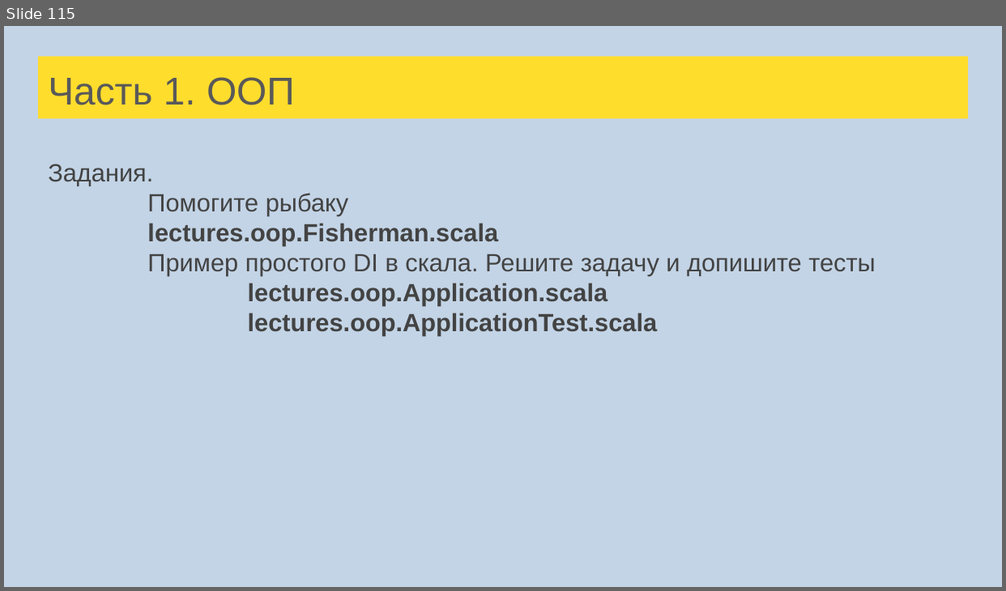
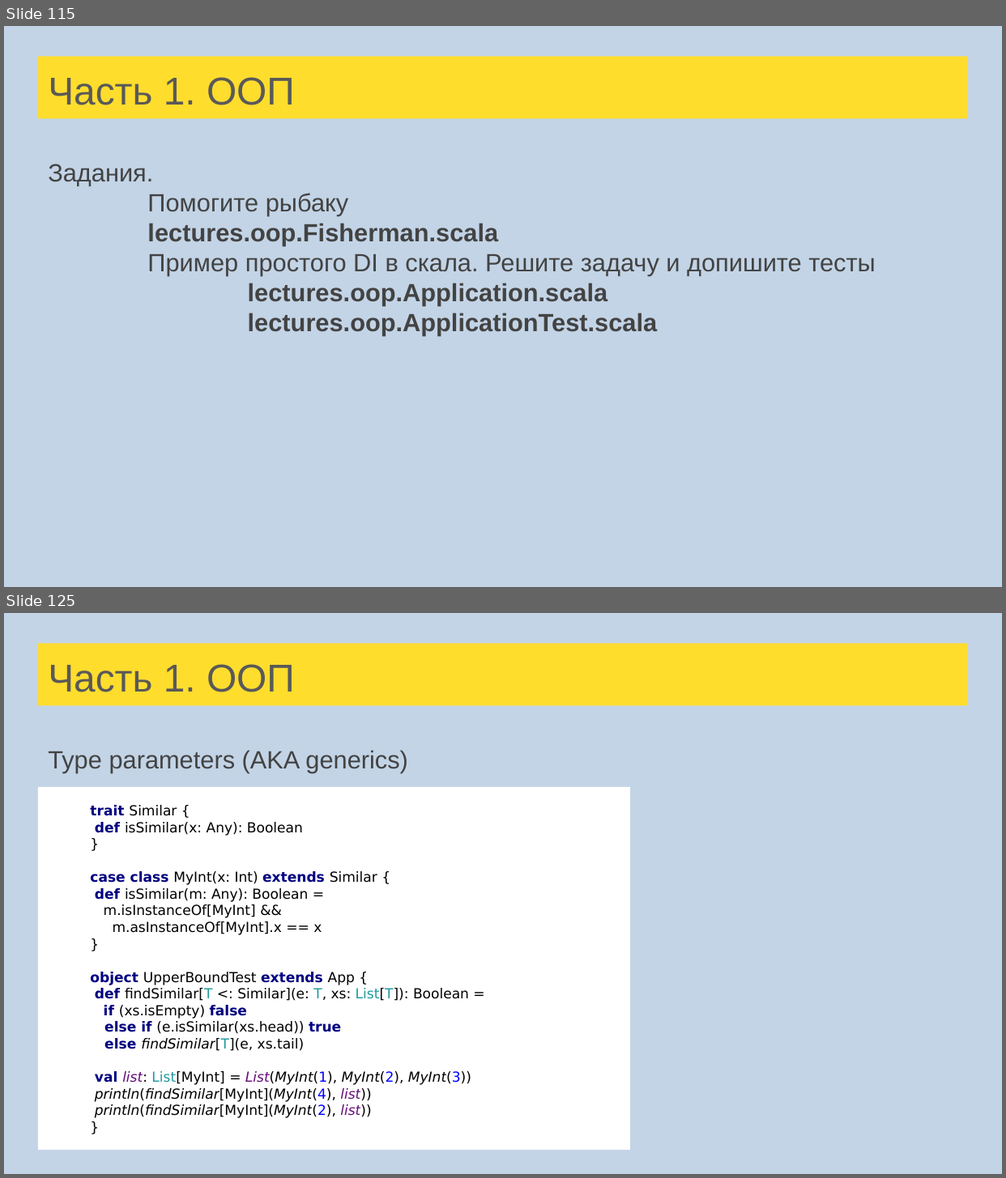
Before and after one commit to sergeypopov83/scala-school, a slide deck: src/main/resources/Лекции Scala для FinTech.pptx. Shown one above the other, each under a label of ours: slide 115 before the commit, slides 115 and 125 after it; the slides between them are not shown. The pictures are 1006x591 and 1006x1178 pixels, drawn with LibreOffice and Linux fonts; fonts in the diff are those of the drawing. Boxes give left, top, right and bottom in pixels: in the first picture for what was removed or moved away, otherwise in the second. Text is boxed around its words. In the diff, an @@ line names an element or a change of style, - is before the commit and + after.

Commit message:
Briefs + Lecture +  Type parameters  + TP example

```diff
--- a/src/main/resources/Лекции Scala для FinTech.pptx
+++ b/src/main/resources/Лекции Scala для FinTech.pptx
@@ slide 125 added at [4, 613, 1002, 1174], background #C3D4E6 @@
@@ title added at [38, 643, 968, 706], fill #FFDD2D, 28 pt, text #595959 @@
+Часть 1. ООП
@@ text added at [48, 750, 408, 773], 18 pt, text #434343 @@
+Type parameters (AKA generics)
@@ rectangle added at [38, 788, 629, 1151], fill #FFFFFF, 10 pt, text #000000 @@
+trait Similar {
+def isSimilar(x: Any): Boolean
+}
+case class MyInt(x: Int) extends Similar {
+def isSimilar(m: Any): Boolean =
+m.isInstanceOf[MyInt] &&
+m.asInstanceOf[MyInt].x == x
+}
+object UpperBoundTest extends App {
+def findSimilar[T <: Similar](e: T, xs: List[T]): Boolean =
+if (xs.isEmpty) false
+else if (e.isSimilar(xs.head)) true
+else findSimilar[T](e, xs.tail)
+val list: List[MyInt] = List(MyInt(1), MyInt(2), MyInt(3))
+println(findSimilar[MyInt](MyInt(4), list))
+println(findSimilar[MyInt](MyInt(2), list))
+}
```
Also in this commit, not shown: 4 slides changed, 10 other slides added, 13 other files.
